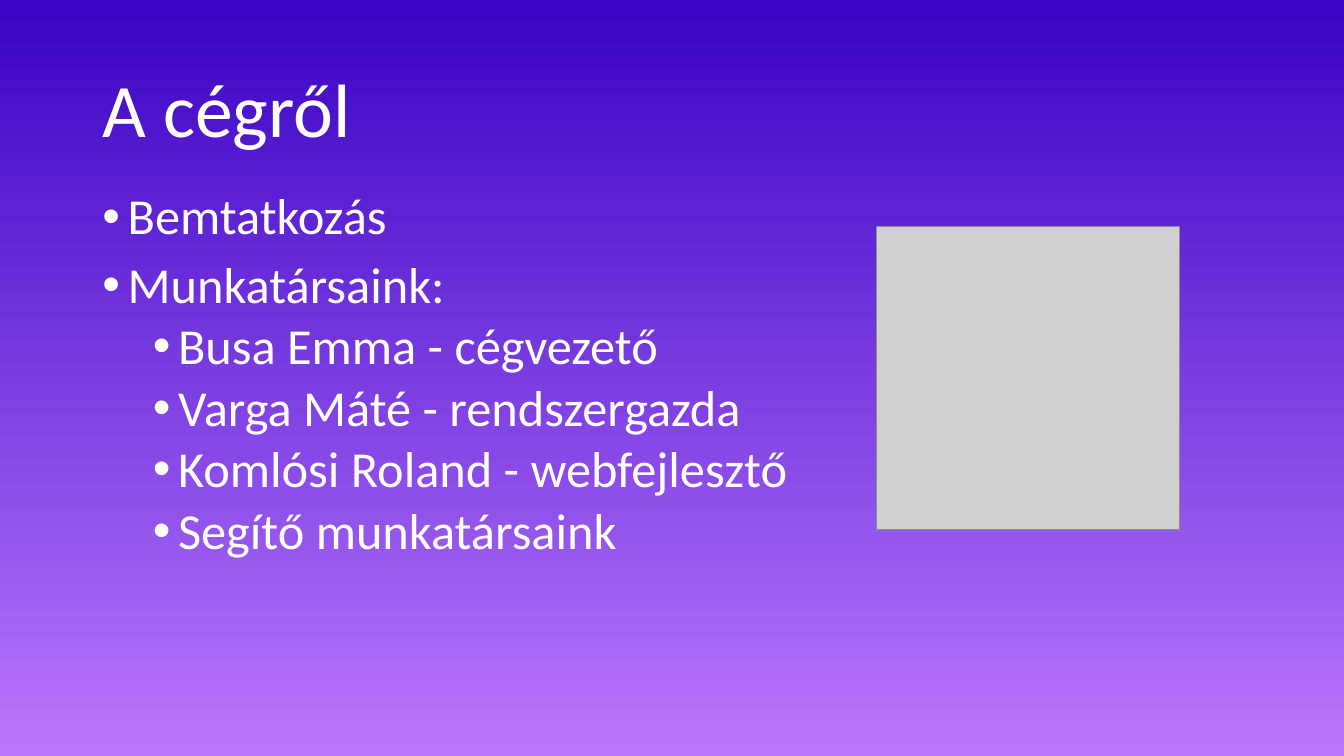
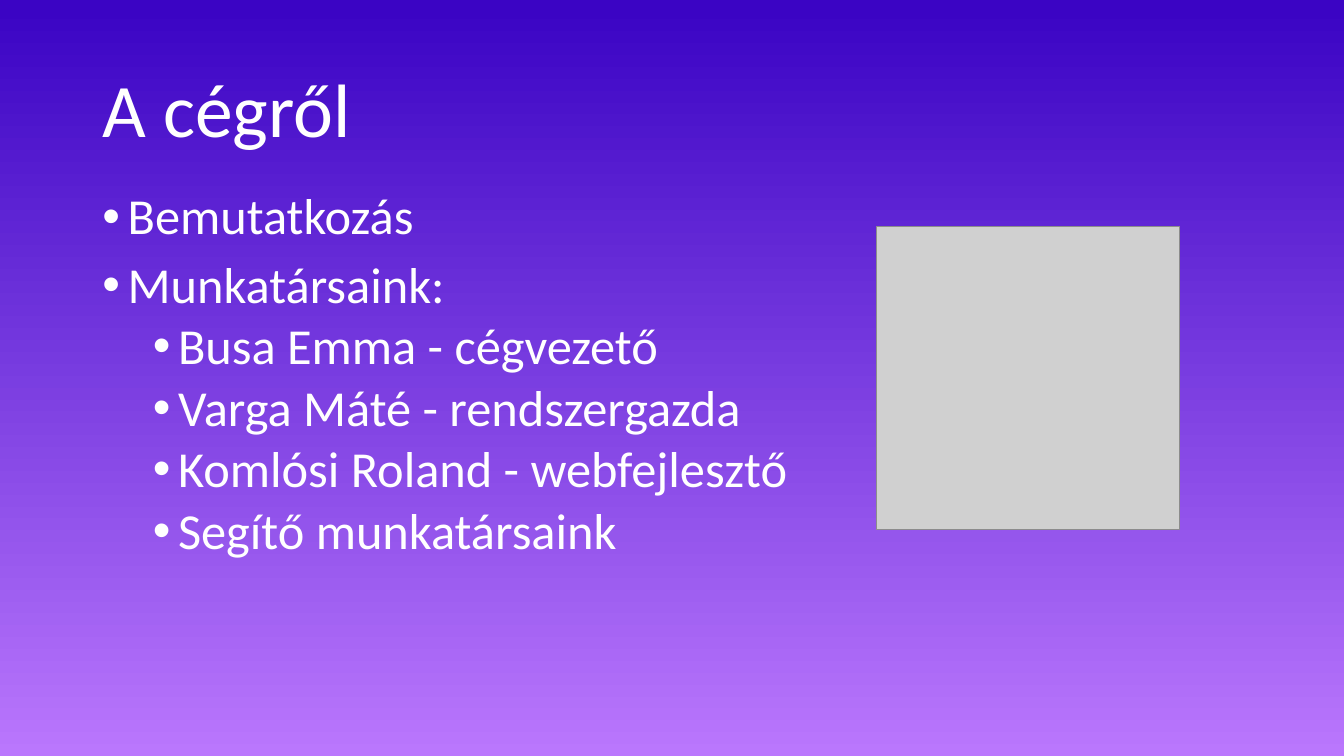
Before and after one commit to BEmma0/metetmatat-kft, a slide deck: slide 2 of netetmatat-ppt.pptx. Drawn at 1344x756 pixels with LibreOffice and Linux fonts; fonts in the diff are those of the drawing; grey boxes stand for pictures; background and template pictures are left out. Boxes give left, top, right and bottom in pixels: in the first picture for what was removed or moved away, otherwise in the second. Text is boxed around its words. In the diff, an @@ line names an element or a change of style, - is before the commit and + after.

```diff
--- a/netetmatat-ppt.pptx
+++ b/netetmatat-ppt.pptx
@@ text at (128, 199, 414, 235): text changed @@
-• Bemtatkozás
+• Bemutatkozás
```
